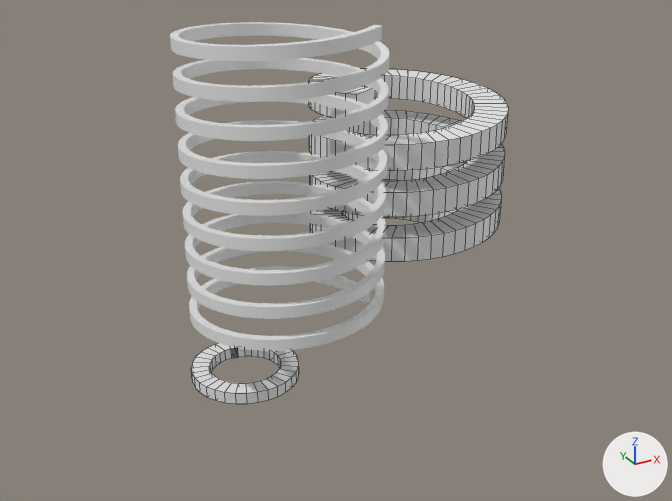
The Blender file Kevin/Mola.blend: old version first, new version second.
One viewpoint serves both versions: a 50 mm camera at (-7.73, -16.24, 10.57) aimed at (1.0, -0.36, 2.63). The axes (+X, +Y, +Z) are drawn at lower right. The lights are the same throughout. Mesh edges are drawn as thin lines on the coarser meshes.

Objects in the first picture: 'Circle', 'Spring', 'Spring.001'.
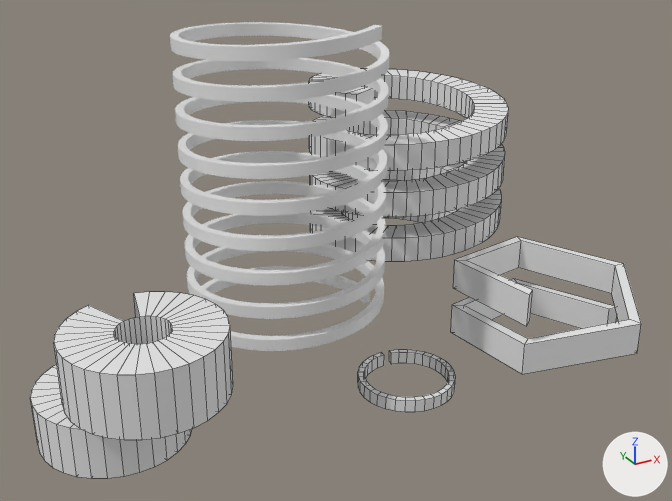
Diff of the bpy script that builds the scene:
```diff
--- a/Kevin/Mola.blend.py
+++ b/Kevin/Mola.blend.py
@@ me_circle @@
 # used by ob_circle; location = (-0.78, 0.6, -0.4)
-me_circle.from_pydata(...)  # 128 vertices, 130 faces; spans x -1.2..1.2, y -1.2..1.2, z 0.0..0.26
+me_circle.from_pydata(...)  # 126 vertices, 122 faces; spans x -1.5..1.5, y -1.5..1.5, z 0.0..1.07
+# me_circle part 1: the whole mesh is rebuilt
@@ me_empty_001 @@
+me_empty_001.from_pydata(...)  # 36 vertices, 34 faces; spans x -1.73..2.13, y -2.03..2.03, z 0.87..3.35
@@ me_circle_001 @@
+me_circle_001.from_pydata(...)  # 128 vertices, 126 faces; spans x -1.07..1.07, y -1.07..1.07, z -0.14..0.14
@@ me_circle_007 @@
+me_circle_007.from_pydata(...)  # 126 vertices, 122 faces; spans x -1.5..1.5, y -1.5..1.5, z -0.62..0.62
@@ ob_circle @@
 ob_circle = bpy.data.objects.new('Circle', me_circle)
-ob_circle.location = (-0.78, 0.6, -0.4)
+ob_circle.location = (-4.06, -0.52, -0.16)
@@ ob_spring_002 @@
+ob_spring_002 = bpy.data.objects.new('Spring.002', me_empty_001)
+ob_spring_002.location = (5.29, -2.37, -0.97)
@@ ob_circle_001 @@
+ob_circle_001 = bpy.data.objects.new('Circle.001', me_circle_001)
+ob_circle_001.location = (2.12, -1.53, -0.25)
@@ ob_circle_002 @@
+ob_circle_002 = bpy.data.objects.new('Circle.002', me_circle_007)
+ob_circle_002.location = (-3.77, -2.11, 2.19)
```

Pixel boxes (x1, y1, x2, y2) of what changed, in the pictures (672 x 501 px):
'Circle.002', added
    after: (54, 292, 233, 440)
'Spring.002', added
    after: (451, 237, 641, 374)
'Circle', reshaped, moved
    before: (191, 343, 299, 404)
    after: (30, 364, 192, 478)
'Circle.001', added
    after: (358, 350, 456, 412)
